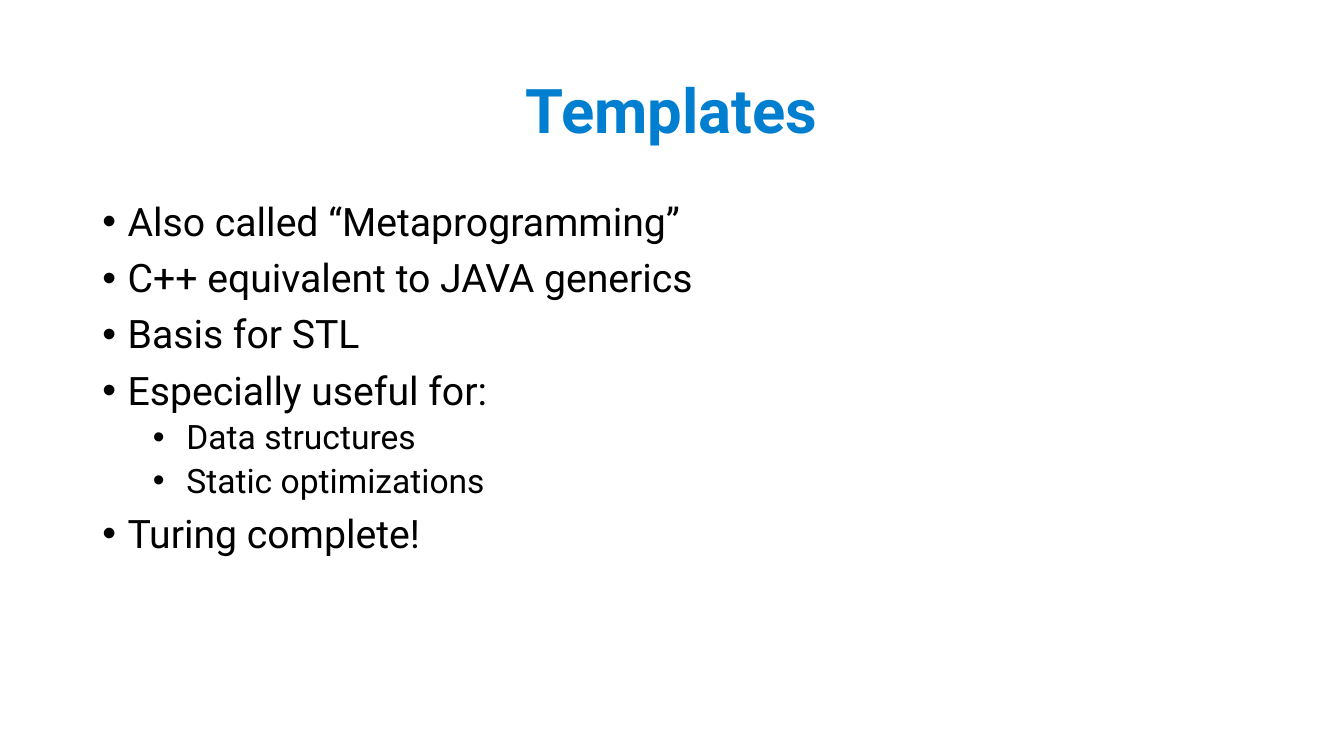
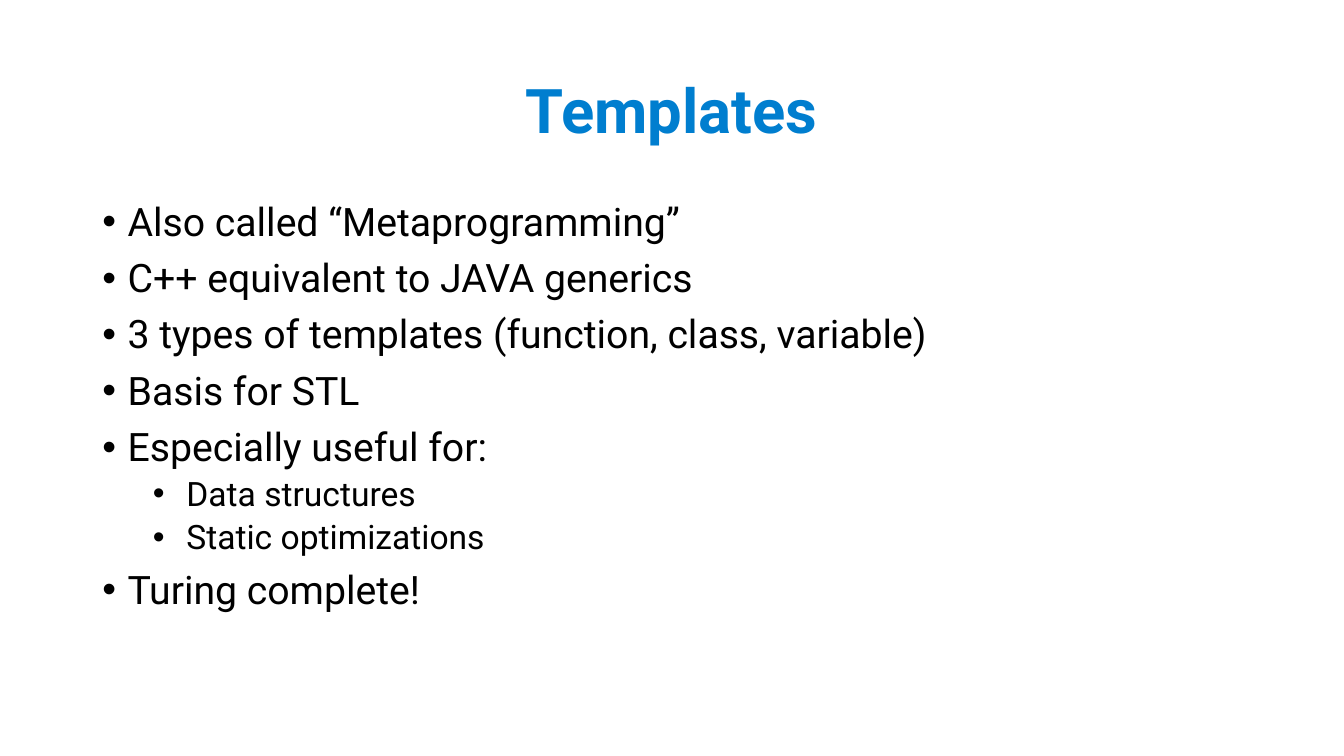
Before and after one commit to Konti08/E-Portfolio-specialties-of-cpp, a slide deck: slide 5 of Presentation/Presentation.pptx. Drawn at 1344x756 pixels with LibreOffice and Linux fonts; fonts in the diff are those of the drawing; background and template pictures are left out. Boxes give left, top, right and bottom in pixels: in the first picture for what was removed or moved away, otherwise in the second. Text is boxed around its words. In the diff, an @@ line names an element or a change of style, - is before the commit and + after.

```diff
--- a/Presentation/Presentation.pptx
+++ b/Presentation/Presentation.pptx
@@ text at box(128, 316, 927, 357): paragraph added @@
+• 3 types of templates (function, class, variable)
```
Also in this commit, not shown: 2 other files.
